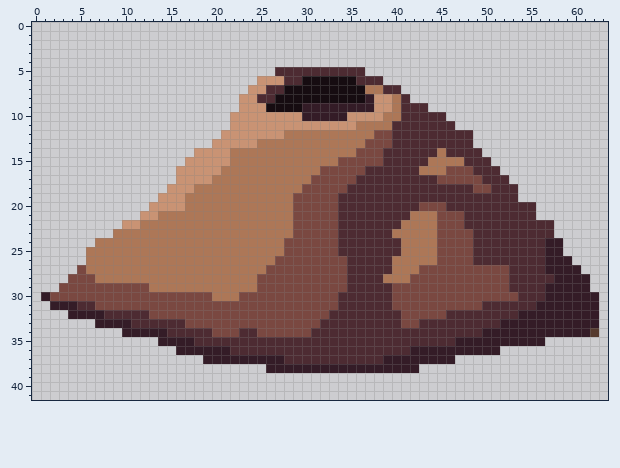
Pixel-art sprite: resources/satellite.png. The picture above was drawn from the file before the commit.
The file is 64x42 pixels. Colours within 5 levels of each other are drawn and written as one.
After:
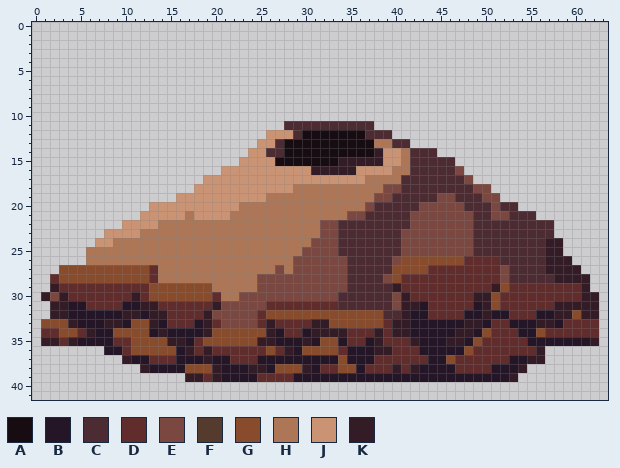
Palette (. is transparent): A #160c11  B #241527  C #4d2b32  D #602c2c  E #7a4841  F #553a2e  G #884b2b  H #ad7757  J #c99374  K #341c27
Changes in this commit:
Changed rows in their new state; - is an unchanged pixel.
first column x 1:
 5 --------------------------..........--------------------------
 6 ------------------------..............------------------------
 7 -----------------------.................----------------------
 8 ----------------------...................---------------------
 9 ----------------------.....................-------------------
10 ---------------------........................-----------------
11 ---------------------......CCCCCCCCCC.........----------------
12 --------------------.....--JCAAAAAAACCC.........--------------
13 -------------------.....JJCAAAAAAAAAAHH--.......--------------
14 -----------------......JJCCAAAAAAAAAAKJJH---.....-------------
15 ----------------......JJJJAAAAAAAKKKKKJJH--CCC....------------
16 ---------------.....JJJJJJJJJJKKKKKJJJJHH-CCCC-....-----------
17 ---------------...-JJJJJJJJJJJJJJJJJHHHH----CCC-....----------
18 --------------...JJJJJJJJJJJ-HHHHHHHHHEE----------...---------
19 -------------..-JJJJJJJJJ---HHHHHHHHHEE-----EE---EE..---------
20 ----------------JJJJJJ------HHHHHHHHE--------EE---E--..-------
21 -------------JJJ-JJJJ-------HHHHHHEE-----EEE---E--EE----------
22 -----------JJ---------------HHH---------CEEE---E--------------
23 -------JJJJ-----------------HHH--------CEEEE------------------
24 ------JJ-------------------HHH----------EEEE------------------
25 ---------------------------HH-----------EEEE------------------
26 --------------------------HH-----------EGGGGGGGDDDD-----------
27 --GGGGGGGGGGD------------H-H-----------GGGGDDDDDDDD-----------
28 -DGGGGGGGGGGD-------------------------EGDDDDDDDDDDD-----------
29 -KDDDDDDDDDDGGGGGGG--------------------KDDDDDDDDDDKGDDDDDDDD--
30 --KDDDDDDDKDGGGGGGGD--------------------KDDDDDDDKKGDDDDDDDDD--
31 ---BBDDDDBBKKDDDDDDK-----DDDDDDDD-------KKBDDDDDBKGDDDDDD-----
32 -KKBBBBBBKKBKKDDDDK-----DGGGGGGGGGGGGG--KBBDDDDBBKBBDDDBB--G--
33 GGGKBBB--BGGKBDDDBKD----DKDDDDKKGGGGGGDKKBBBBBBKKBDDBBB--BDDDD
34 DDGGDKBBGGGGB-BBBBKGGGGGGKBDDBKKKKDDDKDKKBBBBBKKBGDDDBBGDDDDDD
35 KKDKBBBBDDGGGG--BDGGGGGGKKBBBKBGGBDDBKDDDKBBBK-BGDDDDDBBBBBBBK
36 -------BBDGGGGGB-D-DDDDDDGDKBGGGGDBBBKKDDDBBBBBGDDDDDDDK------
37 ---------KBBDDDBBB-BBDDDBBBBBBBBBGBBBDDDDDDBBGDDDDDDBBKK------
38 -----------KBBBBGGGKBBBKKBGGG-BDDGGBDDD-D-BBBBDDDDBBBK--------
39 ----------------KKDKBBBBDDDDBBBBBBBBBBBBBBBBBBBBBBBBK---------
Pixel boxes of the changes (left, top, right, bottom) in both pictures:
changed: (41, 67, 599, 382)
